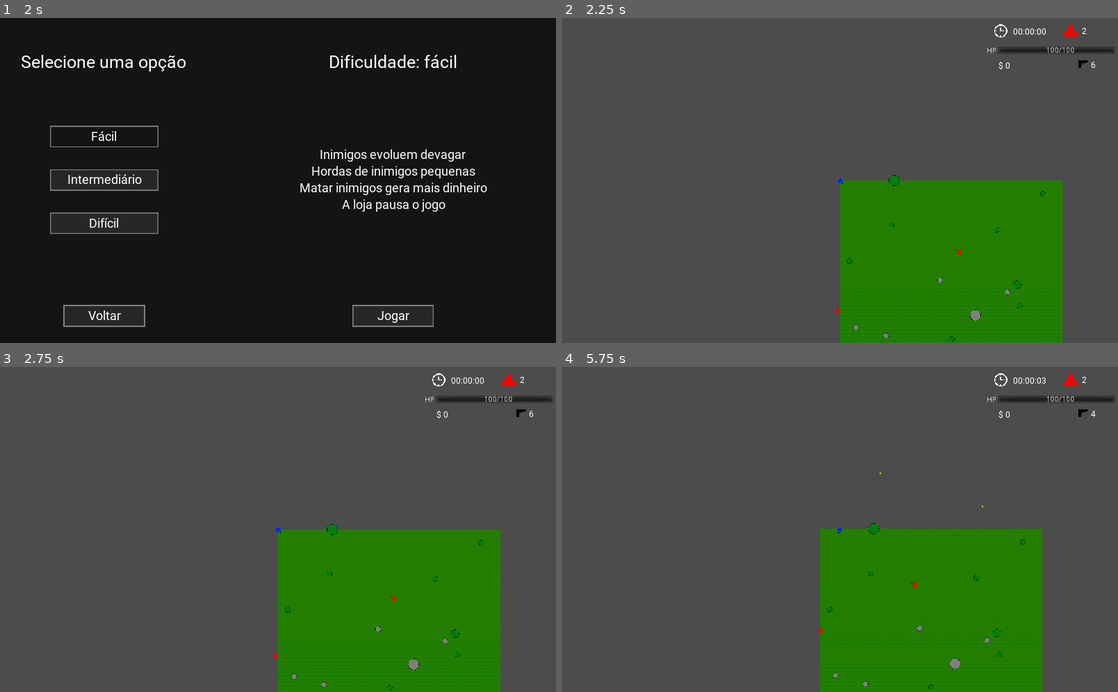
Above: before the commit, frames 1-4 (two rows, left to right).
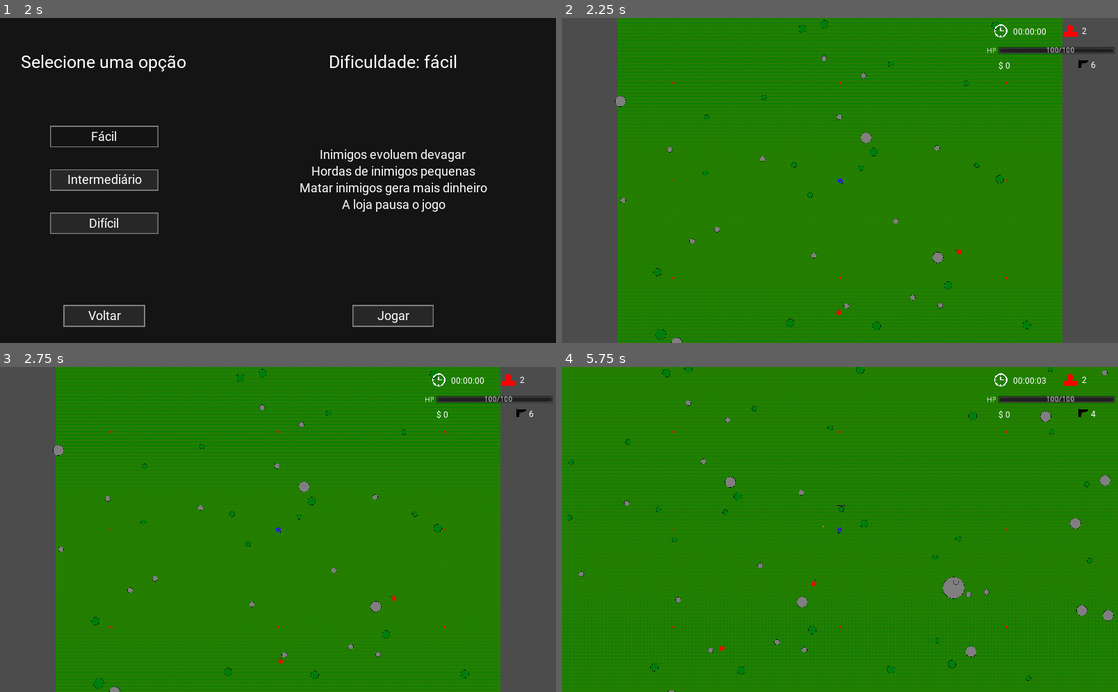
Above: after the commit, the same moments.

Repository: GregorioFornetti/Zigmor
Game: Godot game, scene res://Scenes_and_scripts/Interfaces/Menus/Main_menu.tscn
Same seed, same stepped clock (60 frames per second), same inputs: the game is played once before the commit and once after it.
Inputs (mouse positions are in pixels of both pictures, inside the frame that each line leads up to):
- Up to frame 1 (2 s): click "Jogar" at 0.5 s; click "Fácil" at 1.25 s
- Up to frame 2 (2.25 s): click "Jogar" at 2 s
- Up to frame 3 (2.75 s): no input
- Up to frame 4 (5.75 s): tap Enter at 2.75 s; move the mouse to (962, 513) at 2.77 s; press the mouse at (962, 513) at 2.78 s; hold Right (ui_right) 2.78-3.53 s; tap 0 (0_shop_select) at 3.02, 3.77, 5.27 s; move the mouse to (728, 545) at 3.52 s; release the mouse at (728, 545) at 3.53 s; hold Down (ui_down) 3.53-4.28 s; click (728, 545) at 3.6 s; move the mouse to (895, 458) at 4.27 s; press the mouse at (895, 458) at 4.28 s; hold Right (ui_right) 4.28-5.03 s; move the mouse to (812, 594) at 5.02 s; release the mouse at (812, 594) at 5.03 s; hold Up (ui_up) from 5.03 s (still down); click (812, 594) at 5.1 s

Frame 1 is identical in both runs. In frame 2, 60% of the frame differs, in the area x 9-90%, y 0-100%; in frame 3, 60%; in frame 4, 83%, in the area x 0-100%, y 0-100%.

Commit message:
map generation

Diff:
--- a/Scenes_and_scripts/Map_generation/Chunks/Florest_chunk.tscn
+++ b/Scenes_and_scripts/Map_generation/Chunks/Florest_chunk.tscn
@@ -23,9 +23,10 @@
 script = ExtResource( 2 )
 
 [node name="TileMap" type="TileMap" parent="."]
+z_index = -10
 tile_set = SubResource( 1 )
 cell_size = Vector2( 32, 32 )
-collision_layer = 0
+collision_layer = 4
 collision_mask = 0
 format = 1
 tile_data = PoolIntArray( 0, 0, 0, 1, 0, 0, 2, 0, 0, 3, 0, 0, 4, 0, 0, 5, 0, 0, 6, 0, 0, 7, 0, 0, 8, 0, 0, 9, 0, 0, 10, …(59993 unchanged characters)…
--- /dev/null
+++ b/Scenes_and_scripts/Map_generation/Map_generator.gd
@@ -0,0 +1,63 @@
+extends Node2D
+
+const MAX_CHUNKS = 30
+const CHUNK_WIDTH = 2048
+const CHUNK_HEIGHT = 2048
+
+var Florest_chunk = preload("res://Scenes_and_scripts/Map_generation/Chunks/Florest_chunk.tscn")
+
+onready var chunks_info_list = []
+
+func _process(_delta):
+	update()
+	create_chunks_if_necessary()
+
+func _draw():
+	for i in range(1, -2, -1):
+		for j in range(1, -2, -1):
+			var x = Game.Player.global_position.x + ProjectSettings.get_setting("display/window/size/width") * 1.5 * i
+			var y = Game.Player.global_position.y + ProjectSettings.get_setting("display/window/size/height") * 1.5 * j
+			draw_circle(Vector2(x, y), 10, ColorN("red"))
+
+func create_chunks_if_necessary():
+	for i in range(1, -2, -1):
+		for j in range(1, -2, -1):
+			var x = Game.Player.global_position.x + ProjectSettings.get_setting("display/window/size/width") * 1.5 * i
+			var y = Game.Player.global_position.y + ProjectSettings.get_setting("display/window/size/height") * 1.5 * j
+			create_new_chunk_if_necessary(x,y)
+
+func create_new_chunk_if_necessary(global_x, global_y):
+	var grid_position = Vector2(get_x_grid_position(global_x), get_y_grid_position(global_y))
+	for chunk_info in chunks_info_list:
+		if chunk_info["grid_position"] == grid_position:
+			return
+	print("NOVO")
+	create_new_chunk(grid_position)
+
+func create_new_chunk(grid_position):
+	if len(chunks_info_list) == MAX_CHUNKS:
+		var old_chunk = chunks_info_list[0]["chunk"]
+		old_chunk.queue_free()
+		chunks_info_list.pop_front()
+
+	var chunk = Florest_chunk.instance()
+	chunk.global_position = Vector2(CHUNK_WIDTH * grid_position.x, \
+									CHUNK_HEIGHT * grid_position.y)
+	get_parent().call_deferred("add_child", chunk)
+	chunks_info_list.append({"chunk": chunk, "grid_position": grid_position})
+
+func get_x_grid_position(x):
+	# Retorna o x da grid de chunks. O x = 0 da grid representa a chunk que começa na posição global x = 0
+	# e a grid x = 1 representa a chunk que começa na posição global x = chunk_width
+	if x < 0:
+		return int(x / CHUNK_WIDTH) - 1
+	else:
+		return int(x / CHUNK_WIDTH)
+
+func get_y_grid_position(y):
+	# Retorna o x da grid de chunks. O y = 0 da grid representa a chunk que começa na posição global y = 0
+	# e a grid y = 1 representa a chunk que começa na posição global y = chunk_height
+	if y < 0:
+		return int(y / CHUNK_HEIGHT) - 1
+	else:
+		return int(y / CHUNK_HEIGHT)
--- /dev/null
+++ b/Scenes_and_scripts/Map_generation/Map_generator.tscn
@@ -0,0 +1,6 @@
+[gd_scene load_steps=2 format=2]
+
+[ext_resource path="res://Scenes_and_scripts/Map_generation/Map_generator.gd" type="Script" id=1]
+
+[node name="Map_generator" type="Node2D"]
+script = ExtResource( 1 )
--- a/Scenes_and_scripts/Player/Player.gd
+++ b/Scenes_and_scripts/Player/Player.gd
@@ -24,7 +24,7 @@
 
 enum {PISTOL, SHOTGUN, SNIPER}
 var attributes = {
-	"speed" : 150,
+	"speed" : 1000,
 	"max_health" : 100,
 	"status" : {
 		"health" : 100,
--- a/Scenes_and_scripts/Testing_map.tscn
+++ b/Scenes_and_scripts/Testing_map.tscn
@@ -1,12 +1,11 @@
-[gd_scene load_steps=8 format=2]
+[gd_scene load_steps=7 format=2]
 
 [ext_resource path="res://Scenes_and_scripts/Interfaces/Interface.tscn" type="PackedScene" id=1]
 [ext_resource path="res://Scenes_and_scripts/Player/Player.tscn" type="PackedScene" id=2]
 [ext_resource path="res://Scenes_and_scripts/Interfaces/Upgrades_shop/Upgrades_shop.tscn" type="PackedScene" id=3]
 [ext_resource path="res://Scenes_and_scripts/Testing_map.gd" type="Script" id=4]
 [ext_resource path="res://Scenes_and_scripts/Spawner/Enemies_spawner.tscn" type="PackedScene" id=5]
-[ext_resource path="res://Scenes_and_scripts/Obstacles/Trees/Tree_lg.tscn" type="PackedScene" id=6]
-[ext_resource path="res://Scenes_and_scripts/Map_generation/Chunks/Florest_chunk.tscn" type="PackedScene" id=8]
+[ext_resource path="res://Scenes_and_scripts/Map_generation/Map_generator.tscn" type="PackedScene" id=7]
 
 [node name="Testing_map" type="Node2D"]
 script = ExtResource( 4 )
@@ -19,11 +18,7 @@
 
 [node name="Enemies_spawner" parent="." instance=ExtResource( 5 )]
 
-[node name="Florest_chunk" parent="." instance=ExtResource( 8 )]
-z_index = -10
-
-[node name="Tree_lg" parent="." instance=ExtResource( 6 )]
-position = Vector2( 500, 0 )
+[node name="Map_generator" parent="." instance=ExtResource( 7 )]
 
 [editable path="Upgrade_shop"]
 [editable path="Upgrade_shop/Main_container/Bottom_container/Shop_main_page"]
